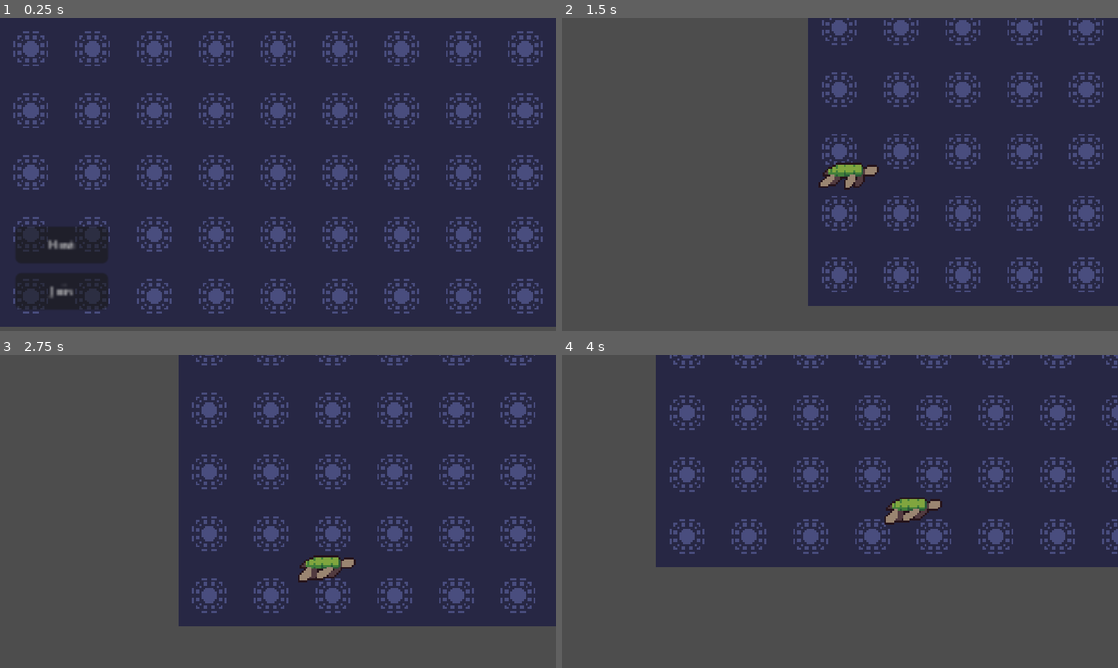
Above: before the commit, frames 1-4 (two rows, left to right).
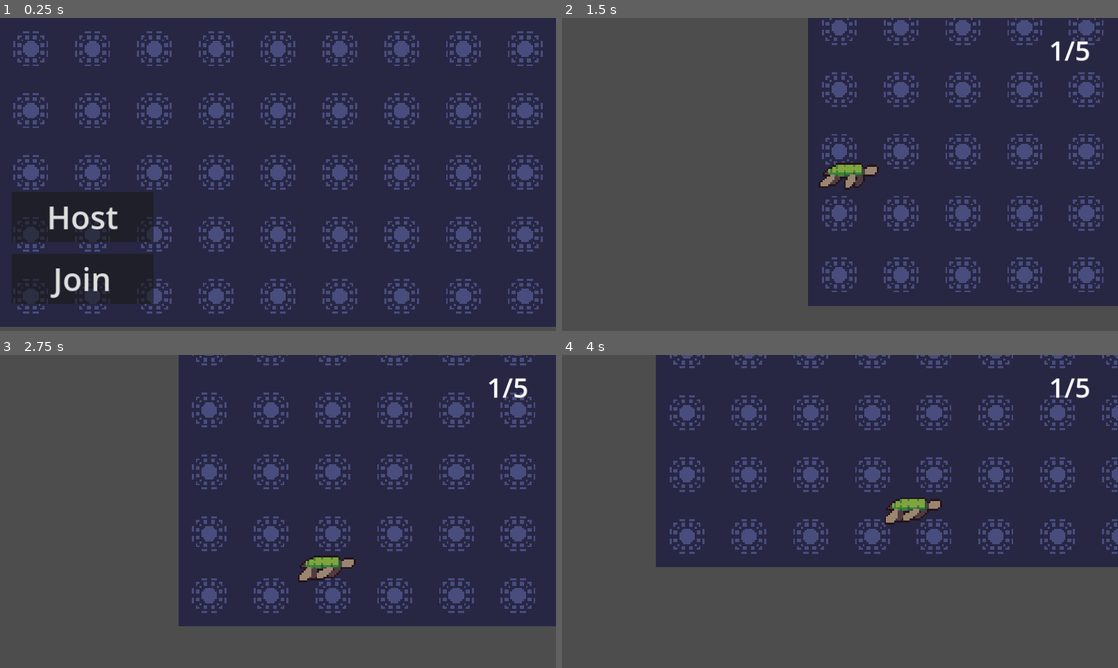
Above: after the commit, the same moments.

Repository: IkuHacker/Turtle_game
Game: Godot game, scene res://Scene/world.tscn
Same seed, same stepped clock (60 frames per second), same inputs: the game is played once before the commit and once after it.
Inputs:
- Up to frame 1 (0.25 s): no input
- Up to frame 2 (1.5 s): click "Host" at 0.5 s; hold Right (move_right) from 1.28 s (still down)
- Up to frame 3 (2.75 s): release Right (move_right) at 2.03 s; hold S (move_down) from 2.03 s (still down)
- Up to frame 4 (4 s): release S (move_down) at 2.78 s; hold Right (move_right) 2.78-3.53 s; hold Up (move_up) from 3.53 s (still down)

The runs differ from the first frame. In frame 1, 6.3% of the frame differs, in the area x 2-28%, y 55-94%; in frame 2, 0.2%; in frame 3, 0.2%; in frame 4, 0.2%.

Commit message:
Ajout du comptage du nombre de joueur

Diff:
--- a/Scene/multiplayer.tscn
+++ b/Scene/multiplayer.tscn
@@ -1,31 +1,42 @@
 [gd_scene load_steps=3 format=3 uid="uid://cyfbctrc0xn1d"]
 
-[ext_resource type="Script" path="res://Scene/multiplayer.gd" id="1_hsy0m"]
+[ext_resource type="Script" path="res://Scripts/multiplayer.gd" id="1_hsy0m"]
 [ext_resource type="PackedScene" uid="uid://bjbw0jl21dl2r" path="res://Scene/player.tscn" id="2_2aw71"]
 
 [node name="Multiplayer" type="Node2D"]
 script = ExtResource("1_hsy0m")
 player_scene = ExtResource("2_2aw71")
 
-[node name="Host_Button" type="Button" parent="."]
-offset_left = -8.0
-offset_top = 16.0
-offset_right = 40.0
-offset_bottom = 33.0
-theme_override_font_sizes/font_size = 6
-text = "Host"
-
-[node name="Join_Button" type="Button" parent="."]
-offset_left = -8.0
-offset_top = 40.0
-offset_right = 40.0
-offset_bottom = 57.0
-theme_override_font_sizes/font_size = 6
-text = "Join"
-
 [node name="MultiplayerSpawner" type="MultiplayerSpawner" parent="."]
 _spawnable_scenes = PackedStringArray("res://Scene/player.tscn")
 spawn_path = NodePath("..")
 
-[connection signal="pressed" from="Host_Button" to="." method="_on_host_button_pressed"]
-[connection signal="pressed" from="Join_Button" to="." method="_on_join_button_pressed"]
+[node name="CanvasLayer" type="CanvasLayer" parent="."]
+
+[node name="Host_Button" type="Button" parent="CanvasLayer"]
+offset_left = 24.0
+offset_top = 360.0
+offset_right = 318.0
+offset_bottom = 464.0
+theme_override_font_sizes/font_size = 66
+text = "Host"
+
+[node name="Join_Button" type="Button" parent="CanvasLayer"]
+offset_left = 24.0
+offset_top = 488.0
+offset_right = 318.0
+offset_bottom = 592.0
+theme_override_font_sizes/font_size = 66
+text = "Join"
+
+[node name="Label" type="Label" parent="CanvasLayer"]
+offset_left = 960.0
+offset_top = 24.0
+offset_right = 1144.0
+offset_bottom = 112.0
+theme_override_font_sizes/font_size = 56
+horizontal_alignment = 1
+vertical_alignment = 1
+
+[connection signal="pressed" from="CanvasLayer/Host_Button" to="." method="_on_host_button_pressed"]
+[connection signal="pressed" from="CanvasLayer/Join_Button" to="." method="_on_join_button_pressed"]
--- a/Scene/player.tscn
+++ b/Scene/player.tscn
@@ -1,6 +1,6 @@
 [gd_scene load_steps=17 format=3 uid="uid://bjbw0jl21dl2r"]
 
-[ext_resource type="Script" path="res://player.gd" id="1_27gtw"]
+[ext_resource type="Script" path="res://Scripts/player.gd" id="1_27gtw"]
 [ext_resource type="Texture2D" uid="uid://dfb3h07v7mbnb" path="res://Assets/Turtle/Idle.png" id="2_lkbnh"]
 [ext_resource type="Texture2D" uid="uid://bw13saettcmvx" path="res://Assets/Turtle/Walk.png" id="3_fedjt"]
 
--- a/Scene/world.tscn
+++ b/Scene/world.tscn
@@ -1,7 +1,7 @@
 [gd_scene load_steps=7 format=4 uid="uid://bsi2titfxo3ys"]
 
-[ext_resource type="Texture2D" uid="uid://bqx2afye1s0jc" path="res://Assets/tileset.png" id="1_rt5ui"]
-[ext_resource type="Texture2D" uid="uid://2nwji7b56st8" path="res://Assets/vegetation.png" id="2_mesfb"]
+[ext_resource type="Texture2D" uid="uid://bqx2afye1s0jc" path="res://Assets/TileSheet/tileset.png" id="1_rt5ui"]
+[ext_resource type="Texture2D" uid="uid://2nwji7b56st8" path="res://Assets/TileSheet/vegetation.png" id="2_mesfb"]
 [ext_resource type="PackedScene" uid="uid://cyfbctrc0xn1d" path="res://Scene/multiplayer.tscn" id="4_aj6hf"]
 
 [sub_resource type="TileSetAtlasSource" id="TileSetAtlasSource_prgj8"]
@@ -89,3 +89,4 @@
 
 [node name="Multiplayer" parent="." instance=ExtResource("4_aj6hf")]
 position = Vector2(16, 92)
+max_player_count_in_game = 5
--- a/Scene/multiplayer.gd
+++ b/Scripts/multiplayer.gd
@@ -2,6 +2,7 @@
 
 var peer = ENetMultiplayerPeer.new()
 @export var player_scene: PackedScene
+@export var max_player_count_in_game: int
 
 func _ready() -> void:
 	multiplayer.peer_connected.connect(_on_peer_connected)
@@ -14,8 +15,9 @@
 	multiplayer.peer_connected.connect(add_player)
 	print(multiplayer.get_instance_id())
 	add_player()
-	$Host_Button.visible = false
-	$Join_Button.visible = false
+	$CanvasLayer/Host_Button.visible = false
+	$CanvasLayer/Join_Button.visible = false
+	$CanvasLayer/Label.text = str(multiplayer.get_peers().size() + 1) + "/" + str(max_player_count_in_game)
 
 # Fonction pour ajouter un joueur
 func add_player(id = 1):
@@ -42,11 +44,13 @@
 func _on_join_button_pressed() -> void:
 	peer.create_client("localhost", 135)
 	multiplayer.multiplayer_peer = peer
-	$Host_Button.visible = false
-	$Join_Button.visible = false
+	$CanvasLayer/Host_Button.visible = false
+	$CanvasLayer/Join_Button.visible = false
 
 func _on_peer_connected(id):
-	print("Joueur connecté : ", id)
+	print("Nombre de joueurs connectés :", multiplayer.get_peers().size() + 1)
+	$CanvasLayer/Label.text = str(multiplayer.get_peers().size() + 1) + "/" + str(max_player_count_in_game)
 
 func _on_peer_disconnected(id):
 	print("Joueur déconnecté : ", id)
+	$CanvasLayer/Label.text = str(multiplayer.get_peers().size() + 1) + "/" + str(max_player_count_in_game)
Renamed: Assets/tileset.png -> Assets/TileSheet/tileset.png
Not shown, changed: Assets/TileSheet/tileset.png.import
Renamed: Assets/vegetation.png -> Assets/TileSheet/vegetation.png
Not shown, changed: Assets/TileSheet/vegetation.png.import
Renamed: player.gd -> Scripts/player.gd
